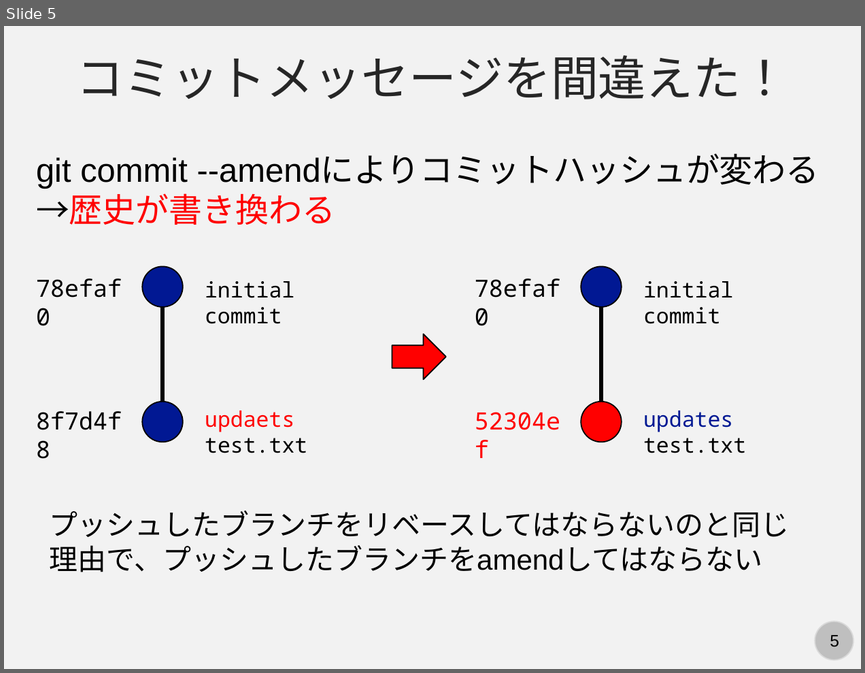
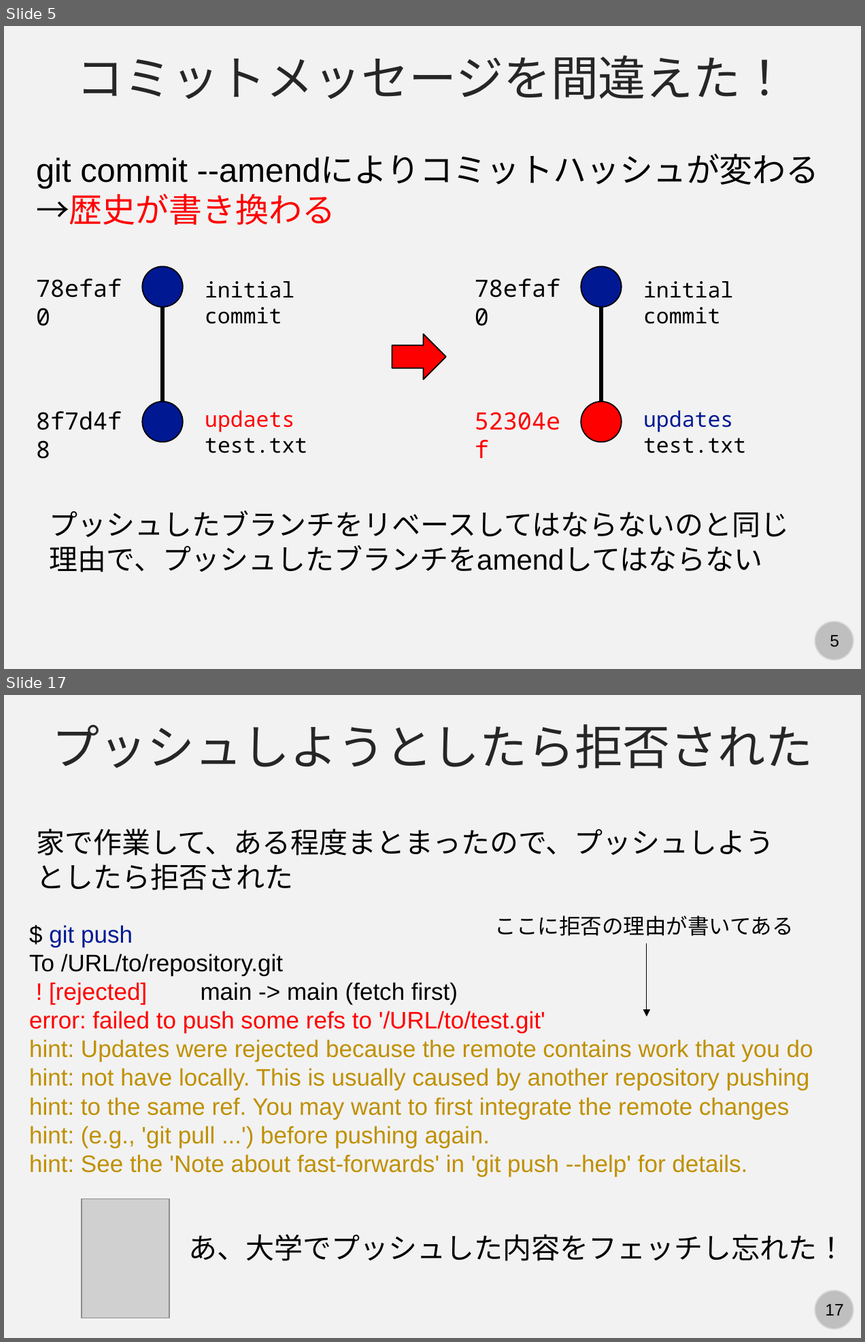
Before and after one commit to kaityo256/github, a slide deck: advanced/fig/slide.pptx. Shown one above the other, each under a label of ours: slide 5 before the commit, slides 5 and 17 after it; the slides between them are not shown. The pictures are 865x673 and 865x1342 pixels, drawn with LibreOffice and Linux fonts; fonts in the diff are those of the drawing; grey boxes stand for pictures. Boxes give left, top, right and bottom in pixels: in the first picture for what was removed or moved away, otherwise in the second. Text is boxed around its words. In the diff, an @@ line names an element or a change of style, - is before the commit and + after.

```diff
--- a/advanced/fig/slide.pptx
+++ b/advanced/fig/slide.pptx
@@ slide 17 added at (4, 695, 861, 1338), background #F2F2F2; not listed: 2 template elements that a slide beside it also shows @@
@@ text added at (52, 724, 813, 768), 40 pt, text #262626 @@
+プッシュしようとしたら拒否された
@@ text added at (36, 828, 774, 890), 24 pt, text #000000 @@
+家で作業して、ある程度まとまったので、プッシュしようとしたら拒否された
@@ text added at (495, 915, 793, 936), 18 pt, text #000000 @@
+ここに拒否の理由が書いてある
@@ text added at (29, 925, 813, 1176), 20 pt, text #BF9000 @@
+$ git push
+To /URL/to/repository.git
+! [rejected] main -> main (fetch first)
+error: failed to push some refs to '/URL/to/test.git'
+hint: Updates were rejected because the remote contains work that you do
+hint: not have locally. This is usually caused by another repository pushing
+hint: to the same ref. You may want to first integrate the remote changes
+hint: (e.g., 'git pull ...') before pushing again.
+hint: See the 'Note about fast-forwards' in 'git push --help' for details.
@@ arrow added from (647, 943) to (647, 1016), #000000 0.5 pt @@
@@ picture added at (82, 1199, 169, 1318) @@
@@ text added at (188, 1234, 845, 1261), 24 pt, text #000000 @@
+あ、大学でプッシュした内容をフェッチし忘れた！
```
Also in this commit, not shown: 2 slides changed, 29 other slides added, 1 other file.
